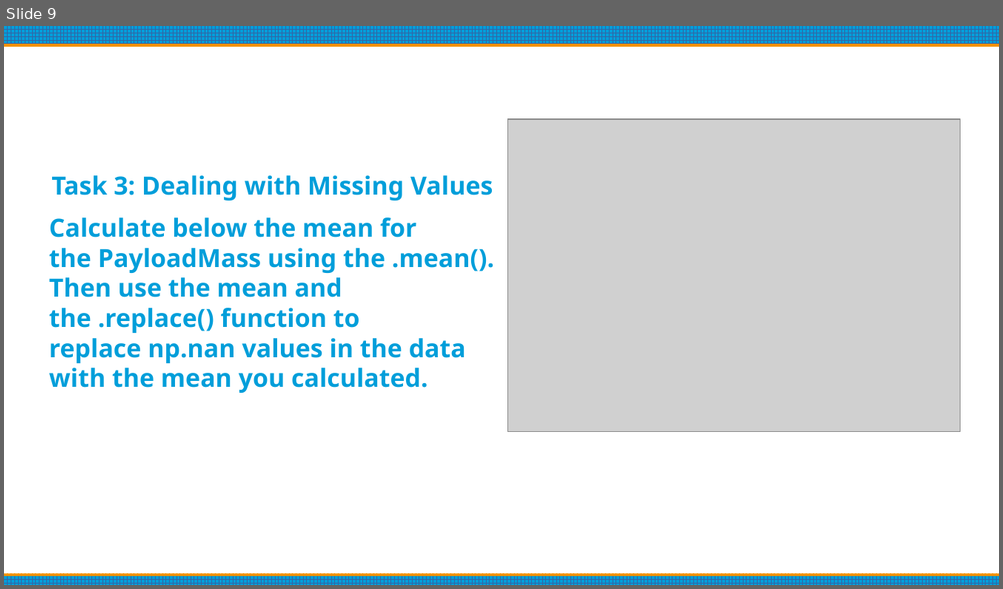
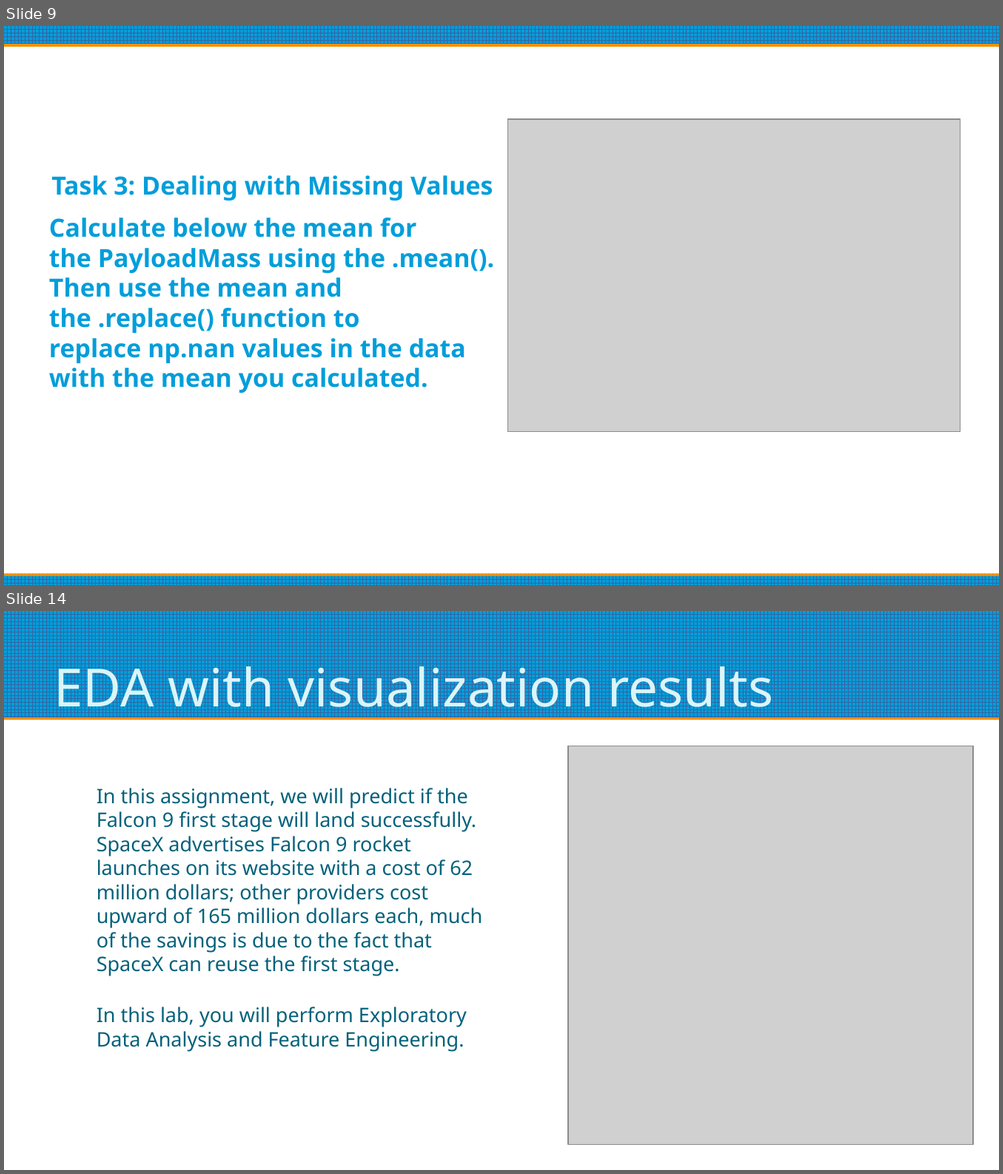
Before and after one commit to MannyDevv/SN-Labs, a slide deck: Final Project IBM.odp. Shown one above the other, each under a label of ours: slide 9 before the commit, slides 9 and 14 after it; the slides between them are not shown. The pictures are 1003x589 and 1003x1174 pixels, drawn with LibreOffice and Linux fonts; fonts in the diff are those of the drawing; grey boxes stand for pictures. Boxes give left, top, right and bottom in pixels: in the first picture for what was removed or moved away, otherwise in the second. Text is boxed around its words. In the diff, an @@ line names an element or a change of style, - is before the commit and + after.

```diff
--- a/Final Project IBM.odp
+++ b/Final Project IBM.odp
@@ slide 14 added at (4,611,999,1170), background #FFFFFF @@
@@ rectangle added at (4,611,999,718), fill pattern #3465A4 on #009EDA @@
@@ title added at (54,658,773,721), 42 pt, text #DBF5F9 @@
+EDA with visualization results
@@ picture added at (568,746,973,1145) @@
@@ text added at (96,788,483,1052), 16 pt, text #04617B @@
+In this assignment, we will predict if the Falcon 9 first stage will land successfully. SpaceX advertises Falcon 9 rocket launches on its website with a cost of 62 million dollars; other providers cost upward of 165 million dollars each, much of the savings is due to the fact that SpaceX can reuse the first stage.
+In this lab, you will perform Exploratory Data Analysis and Feature Engineering.
```
Also in this commit, not shown: 5 slides changed, 6 other slides added, 11 slides removed.
